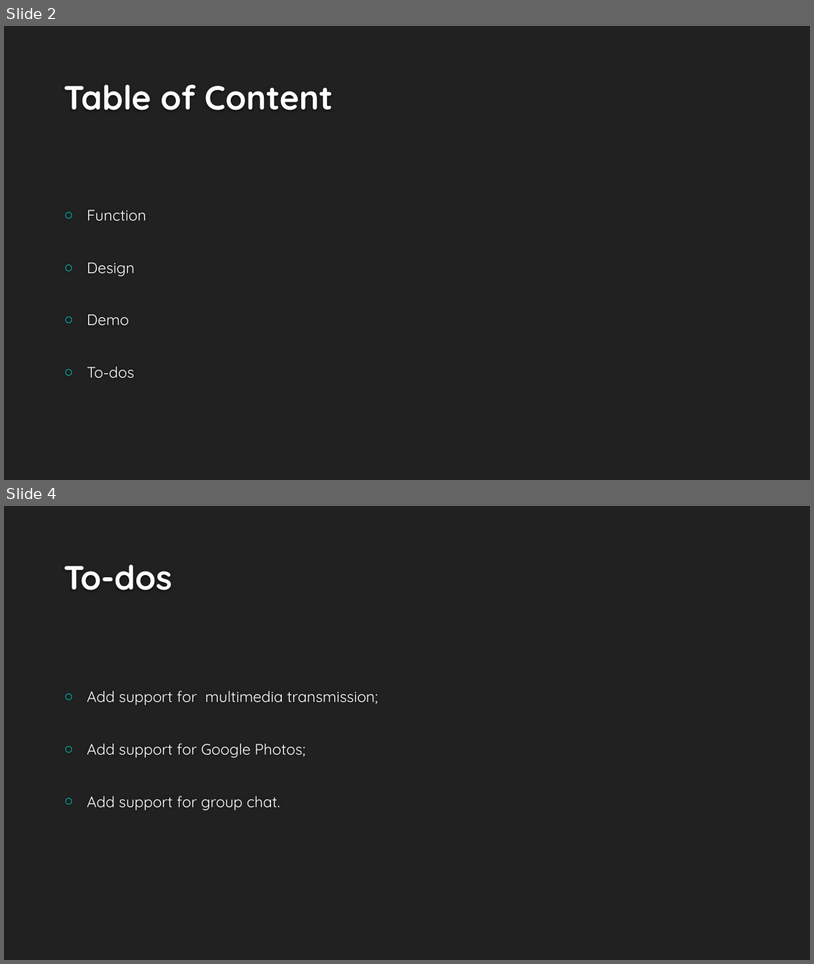
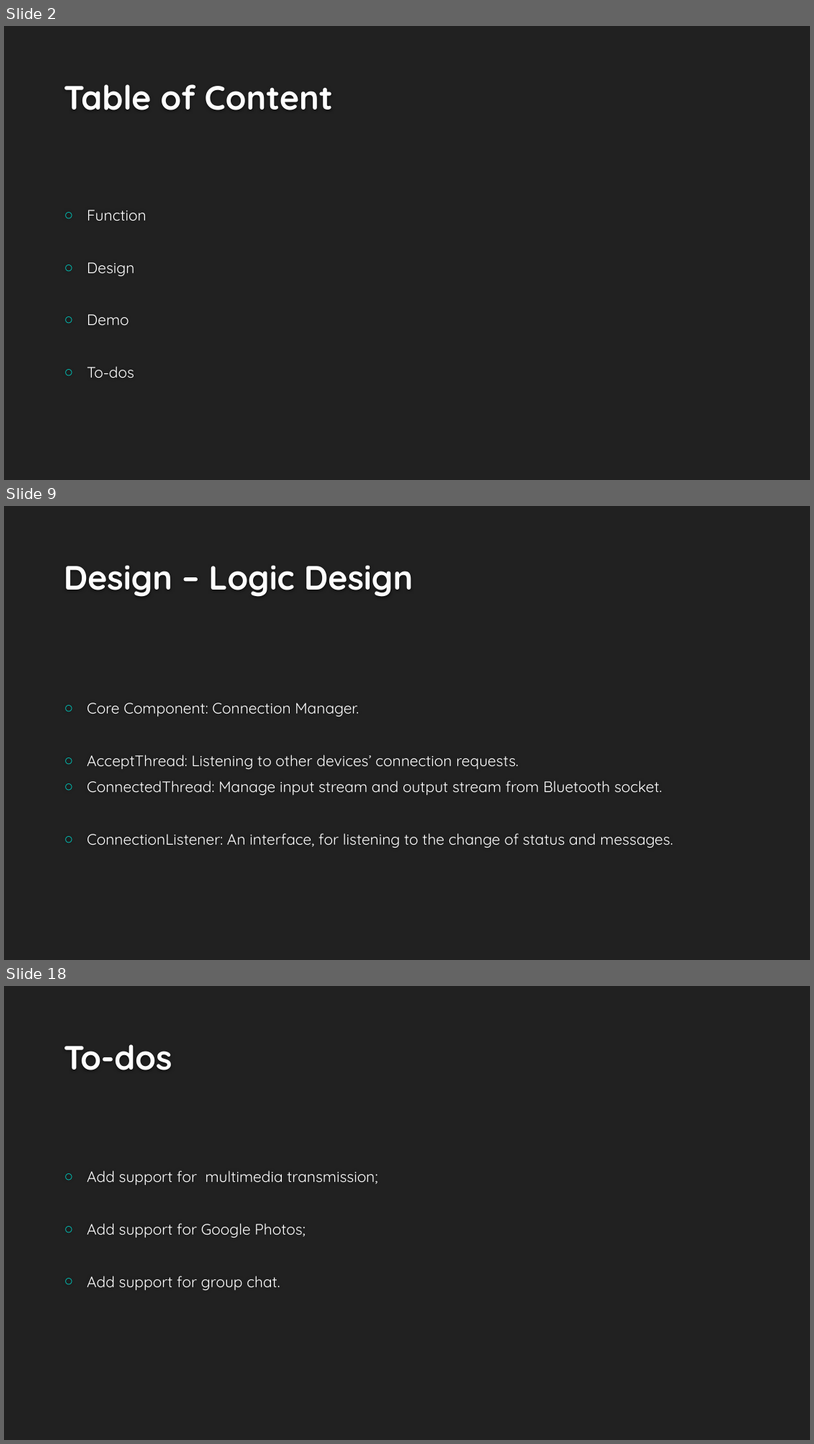
Before and after one commit to peiZ-peter/BluetoothChat, a slide deck: Presentation.pptx. Shown one above the other, each under a label of ours: slides 2 and 4 before the commit, slides 2, 9 and 18 after it; the slides between them are not shown. The pictures are 814x964 and 814x1444 pixels, drawn with LibreOffice and Linux fonts; fonts in the diff are those of the drawing; background and template pictures are left out. Boxes give left, top, right and bottom in pixels: in the first picture for what was removed or moved away, otherwise in the second. Text is boxed around its words. In the diff, an @@ line names an element or a change of style, - is before the commit and + after.

```diff
--- a/Presentation.pptx
+++ b/Presentation.pptx
@@ slide 9 added at (4,506,810,960), background #212121 @@
@@ title added at (64,565,414,597), 40 pt, text #FEFEFE, bold @@
+Design – Logic Design
@@ text added at (87,703,673,847), 18 pt, text #FFFFFF @@
+○ Core Component: Connection Manager.
+○ AcceptThread: Listening to other devices’ connection requests.
+○ ConnectedThread: Manage input stream and output stream from Bluetooth socket.
+○ ConnectionListener: An interface, for listening to the change of status and messages.
@@ what was slide 4 is now slide 18 @@
```
Also in this commit, not shown: 1 slide changed, 13 other slides added, 26 other files.
